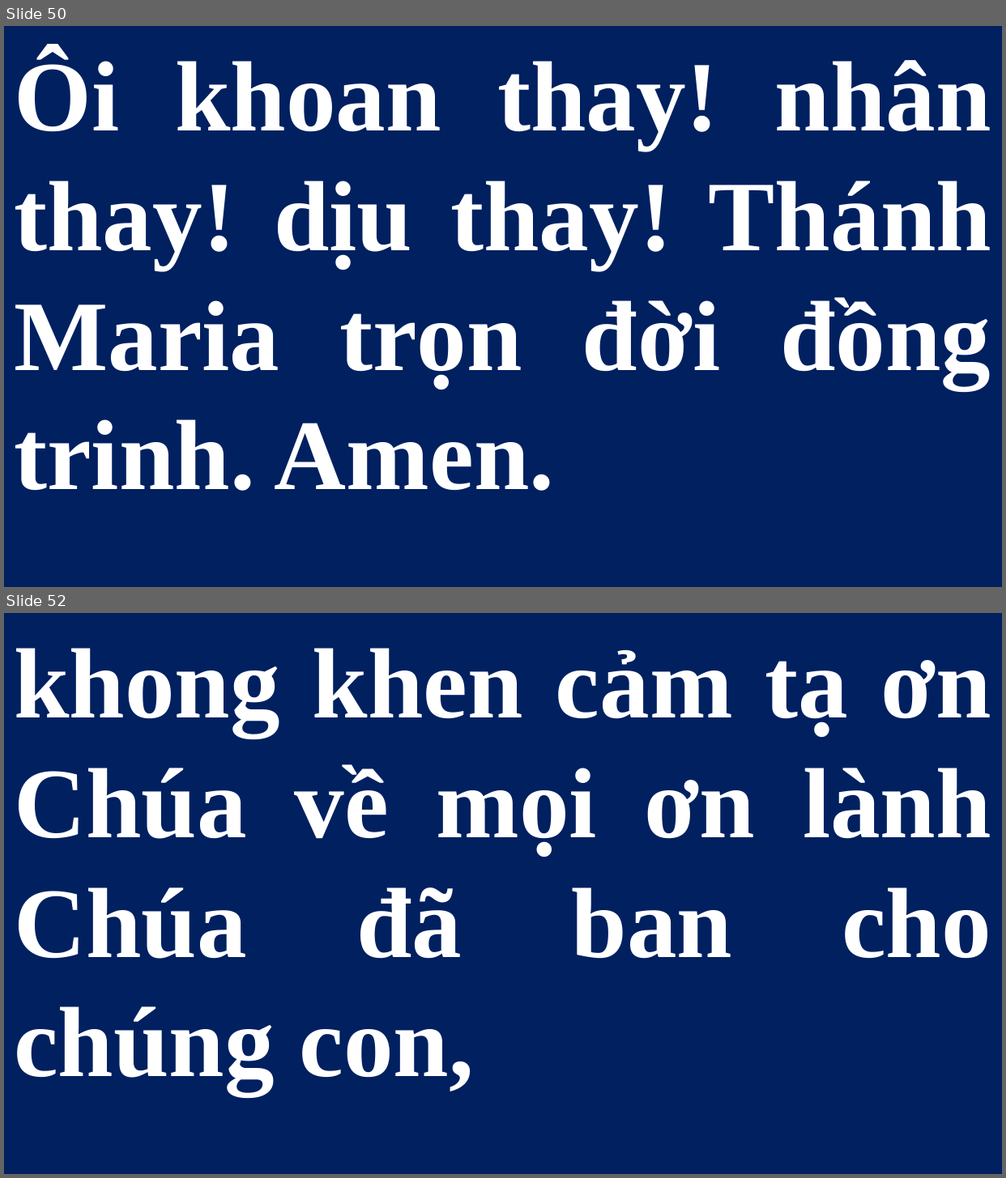
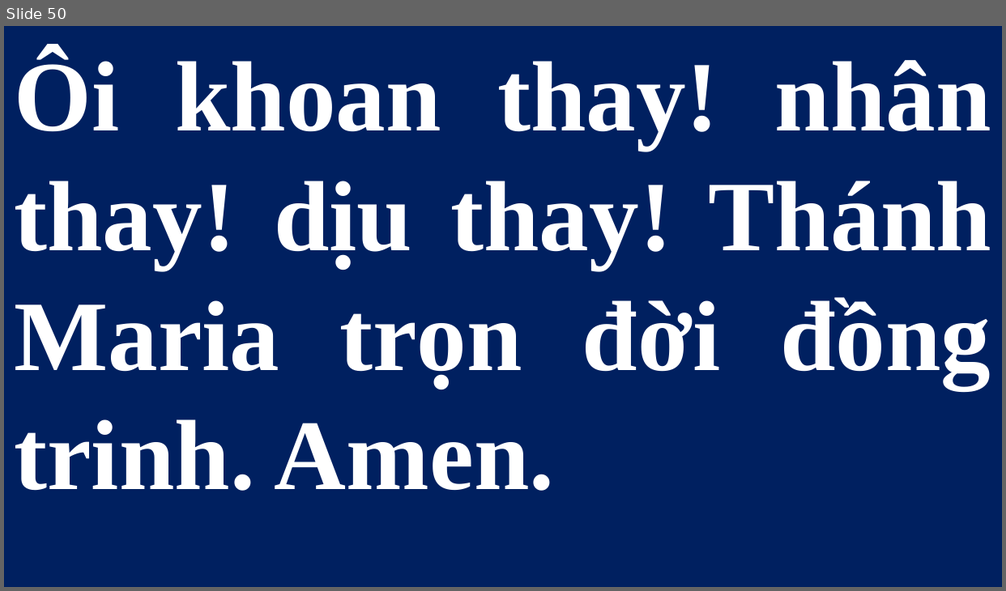
Before and after one commit to lythanhngodev64/SlideLe, a slide deck: Slide/Thứ Bảy - CN-23-TN 2026.pptx. Shown one above the other, each under a label of ours: slides 50 and 52 before the commit, slide 50 after it; the slides between them are not shown. The pictures are 1006x1178 and 1006x591 pixels, drawn with LibreOffice and Linux fonts; fonts in the diff are those of the drawing. Boxes give left, top, right and bottom in pixels: in the first picture for what was removed or moved away, otherwise in the second. Text is boxed around its words. In the diff, an @@ line names an element or a change of style, - is before the commit and + after.

```diff
--- a/Slide/Thứ Bảy - CN-23-TN 2026.pptx
+++ b/Slide/Thứ Bảy - CN-23-TN 2026.pptx
@@ slide 52 removed at (4,613,1002,1174), background #FFFFFF @@
@@ subtitle removed at (4,613,1002,1174) @@
-khong khen cảm tạ ơn Chúa về mọi ơn lành Chúa đã ban cho chúng con,
```
Also in this commit, not shown: 27 other slides removed.
